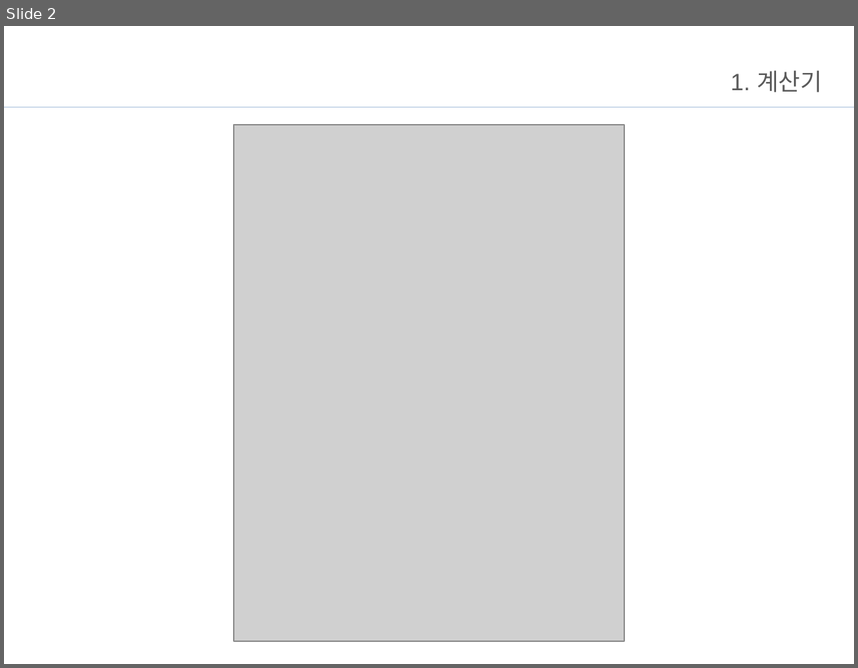
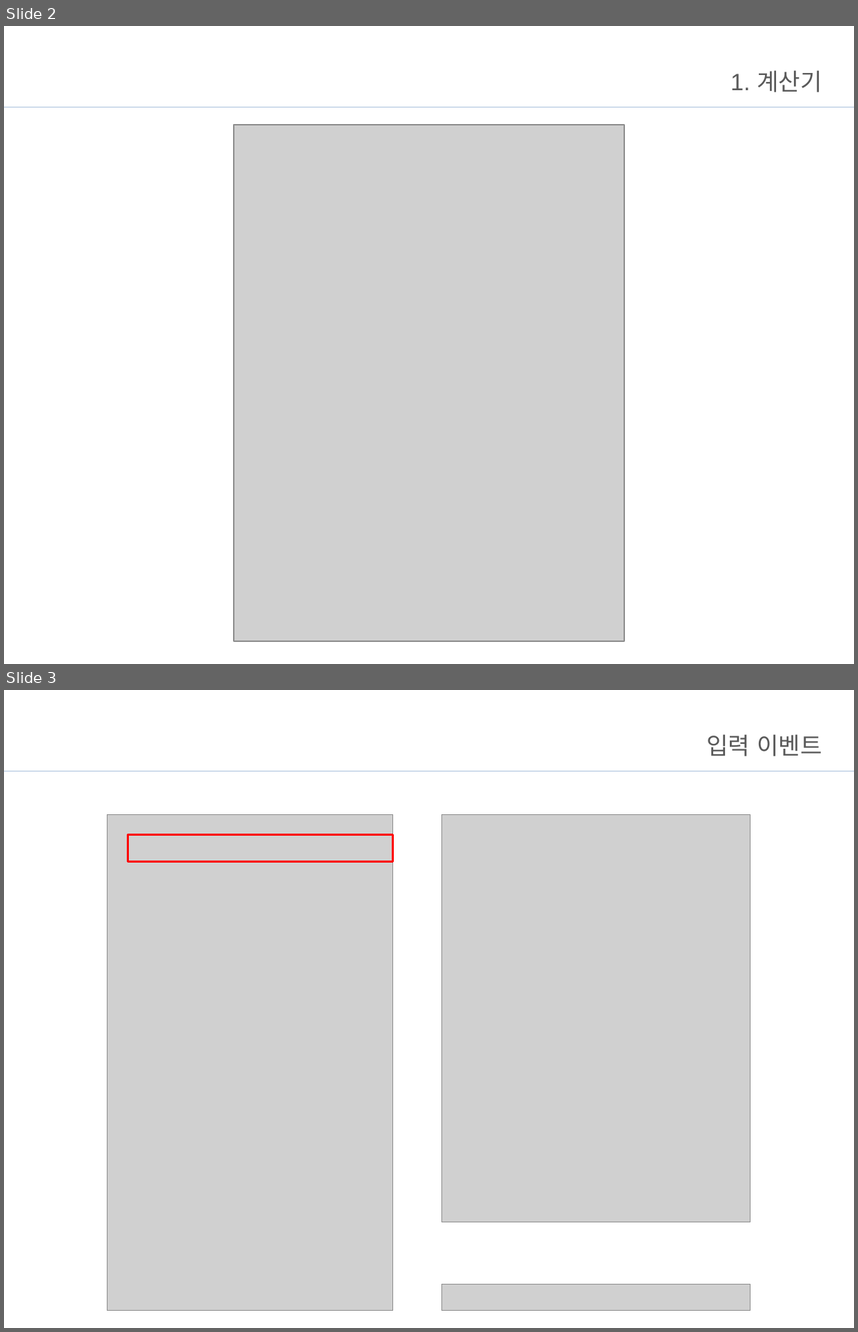
Before and after one commit to Jo-jangho/Web, a slide deck: 과제/JavaScript브리핑.pptx. Shown one above the other, each under a label of ours: slide 2 before the commit, slides 2 and 3 after it. The pictures are 858x668 and 858x1332 pixels, drawn with LibreOffice and Linux fonts; fonts in the diff are those of the drawing; grey boxes stand for pictures; background and template pictures are left out. Boxes give left, top, right and bottom in pixels: in the first picture for what was removed or moved away, otherwise in the second. Text is boxed around its words. In the diff, an @@ line names an element or a change of style, - is before the commit and + after.

```diff
--- a/과제/JavaScript브리핑.pptx
+++ b/과제/JavaScript브리핑.pptx
@@ slide 3 added at [4, 690, 854, 1328], background #FFFFFF; not listed: 1 template element that a slide beside it also shows @@
@@ title added at [706, 734, 822, 756], 20 pt, text #595959 @@
+입력 이벤트
@@ picture added at [107, 814, 393, 1310] @@
@@ rectangle added at [128, 834, 393, 861], outline #FF0000 2 pt @@
@@ picture added at [441, 814, 751, 1221] @@
@@ picture added at [441, 1283, 751, 1310] @@
```
Also in this commit, not shown: 29 other slides added, 13 slides removed, 44 other files.
